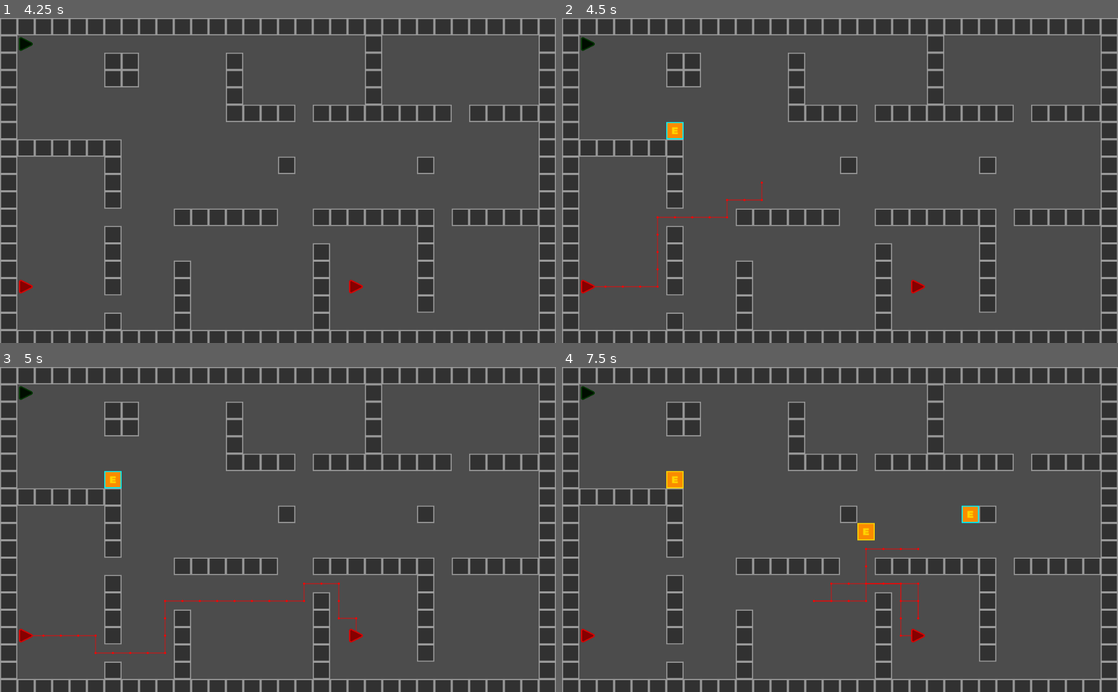
Above: before the commit, frames 1-4 (two rows, left to right).
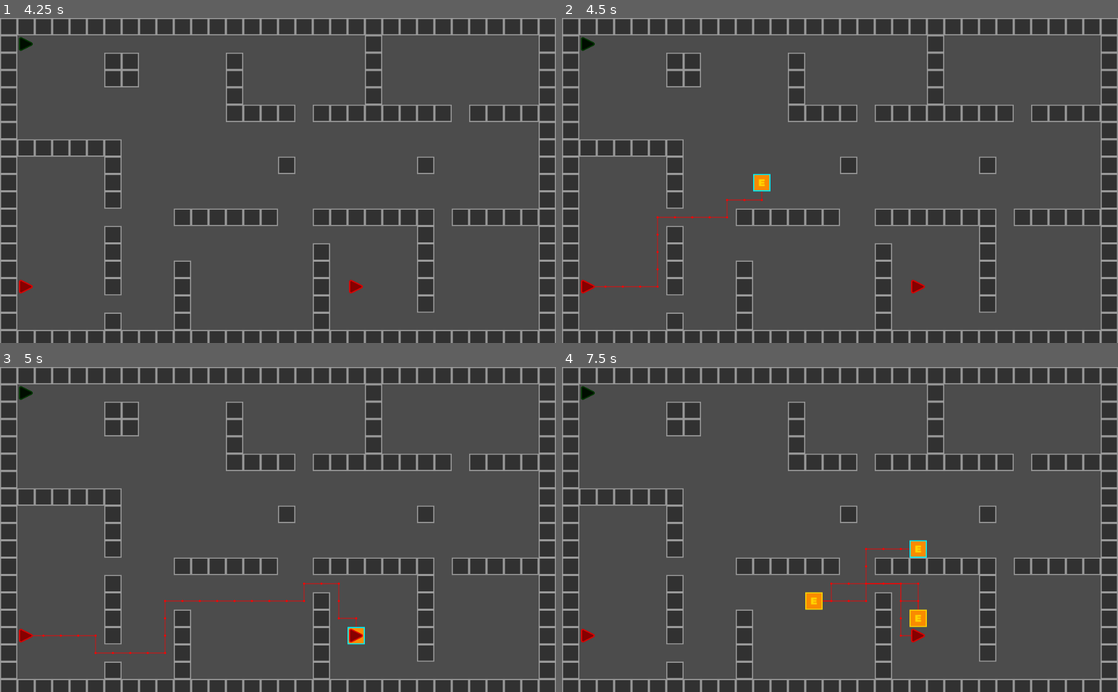
Above: after the commit, the same moments.

Repository: Matthew-Underwood/Jasper
Game: Godot game, scene res://scenes/main.tscn
The game is run twice, just before and just after one commit, with the same random seed, the same clock (stepped at 60 frames per second) and the same inputs.
Inputs (mouse positions are in pixels of both pictures, inside the frame that each line leads up to):
- Up to frame 1 (4.25 s): tap Enter at 0.5 s; drag from (27, 44) to (27, 287) at 0.52 s; click (27, 287) at 1.25 s; drag from (27, 287) to (27, 44) at 1.27 s; click (27, 44) at 2 s; move the mouse to (355, 287) at 2.02 s; press the mouse at (355, 287) at 2.03 s; release the mouse at (355, 287) at 2.75 s; drag from (250, 245) to (27, 287) at 2.77 s; click (27, 287) at 3.5 s; drag from (27, 287) to (305, 180) at 3.52 s
- Up to frame 2 (4.5 s): click (867, 180) at 4.25 s; drag from (673, 131) to (917, 287) at 4.27 s
- Up to frame 3 (5 s): no input
- Up to frame 4 (7.5 s): move the mouse to (867, 529) at 5.02 s; press the mouse at (867, 529) at 5.03 s; release the mouse at (867, 529) at 5.75 s; drag from (867, 532) to (917, 636) at 5.77 s; move the mouse to (962, 513) at 6.52 s; press the mouse at (962, 513) at 6.53 s; release the mouse at (962, 513) at 7.25 s; drag from (967, 513) to (812, 594) at 7.27 s

Frame 1 is identical in both runs. In frame 2, 0.3% of the frame differs, in the area x 18-38%, y 31-54%; in frame 3, 0.3%; in frame 4, 1.0%, in the area x 18-75%, y 31-81%.

Commit message:
Rough improvements
Dragging waypoints shouldn't be delayed anymore. Waypoints are now tile cells rather than separate nodes. Need to tidy this up loads though.

Diff:
--- a/node/tile_map.gd
+++ b/node/tile_map.gd
@@ -14,6 +14,7 @@
 var _waypointNode
 var _wayPointParentNode
 var _waypointIds
+var _clickedPos
 
 func _ready():
 	_wayPointParentNode = get_tree().get_root().get_node("Node2D/WayPoints")
@@ -27,6 +28,10 @@
 	_pathing = pathingFactory.create(get_used_cells_by_id(0), _map)
 
 func _draw():
+	for usedCell in get_used_cells_by_id(2):
+		set_cellv(usedCell, -1)
+	for usedCell in get_used_cells_by_id(3):
+		set_cellv(usedCell, -1)
 	if _characterInfo == null:
 		return
 	var id = _characterInfo.getId()
@@ -34,6 +39,12 @@
 
 	if !_pointPaths.has(id) || _pointPaths[id].empty():
 		return
+
+	for waypoint in _waypoints.getAll(id):
+		set_cellv(waypoint["end"], 2)
+
+	if _clickedPos != null and get_cellv(_clickedPos) == 2:
+		set_cellv(_clickedPos, 3)
 
 	for index in range(1, len(_pointPaths[id])):
 		var previousIndex = index - 1
@@ -45,13 +56,10 @@
 func getPath(characterInfo : CharacterInfo):
 	_characterInfo = characterInfo
 	var currentId = _characterInfo.getId()
-	for id in _waypoints.getCharacterIds():
-		_clearPreviousPathDrawing(id)
+#	for id in _waypoints.getCharacterIds():
+#		_clearPreviousPathDrawing(id)
 	_recalculatePath(currentId)
-	if !_waypoints.has(currentId, 0):
-		return
-	for waypoint in _waypoints.getAll(currentId):
-		_addWayPointNode(waypoint["end"])
+	update()
 
 
 func hasPath(characterInfo : CharacterInfo, targetPoint : Vector2) -> bool:
@@ -70,7 +78,7 @@
 	self.pathEndPosition = targetPoint
 
 	_recalculatePath(currentId)
-
+	update()
 	for point in _pointPaths[currentId]:
 		var point_world = map_to_world(Vector2(point.x, point.y)) + _halfCellSize
 		pathWorld.append(point_world)
@@ -82,17 +90,27 @@
 		return
 	var id = _characterInfo.getId()
 	if Input.is_action_just_pressed("confirm_click"):
-		var mousePos = world_to_map(get_viewport().get_mouse_position())
+		var worldPos = get_viewport().get_mouse_position()
+		var mousePos = world_to_map(worldPos)
 		if _mousePositionMatchesCharacter(mousePos):
 			return
+		if !isWalkable(worldPos):
+			return
 		_waypointIds = _waypoints.hasPosition(id, mousePos)
+		_clickedPos = mousePos
+
 	#TODO return false if null in WayPoint class
 	if Input.is_action_pressed("confirm_click") && _waypointIds != null && !_waypointIds.empty():
-		var mousePos = world_to_map(get_viewport().get_mouse_position())
+		var worldPos = get_viewport().get_mouse_position()
+		var mousePos = world_to_map(worldPos)
+		_clickedPos = mousePos
 		if _mousePositionMatchesCharacter(mousePos):
+			return
+		if !isWalkable(worldPos):
 			return
 		_waypoints.updatePosition(id, _waypointIds, mousePos)
 		_recalculatePath(id)
+		update()
 
 func _recalculatePath(id : int):
 	if !_waypoints.has(id, 0):
@@ -107,14 +125,13 @@
 		for point in points:
 			pointPaths.append(point)
 	_pointPaths[id] = pointPaths
-	update()
 
 func _clearPreviousPathDrawing(id : int):
 	if !_waypoints.has(id, 0):
 		return
+	for usedCell in get_used_cells_by_id(2):
+		set_cellv(usedCell, -1)
 
-	for wayPoint in _wayPointParentNode.get_children():
-		wayPoint.queue_free()
 	update()
 
 func _setPathStartPosition(value):
@@ -136,19 +153,7 @@
 	else:
 		var lastItem = _waypoints.getLastItem(_characterInfo.getId())
 		_waypoints.add(_characterInfo.getId(), lastItem["end"], value)
-	_addWayPointNode(value)
 	pathEndPosition = value
 
 func _mousePositionMatchesCharacter(mousePos : Vector2) -> bool:
 	return mousePos == world_to_map(_characterInfo.getPosition())
-
-func _getTileMapCentrePoint(mapPoint : Vector2) -> Vector2:
-	var x = mapPoint.x * cell_size.x + (cell_size.x / 2)
-	var y = mapPoint.y * cell_size.y + (cell_size.y / 2)
-	return Vector2(x, y)
-
-func _addWayPointNode(mapPoint : Vector2):
-	var waypointNode = _waypointNode.instance()
-	waypointNode.position = _getTileMapCentrePoint(mapPoint)
-	waypointNode.setTileMap(self)
-	_wayPointParentNode.add_child(waypointNode)
